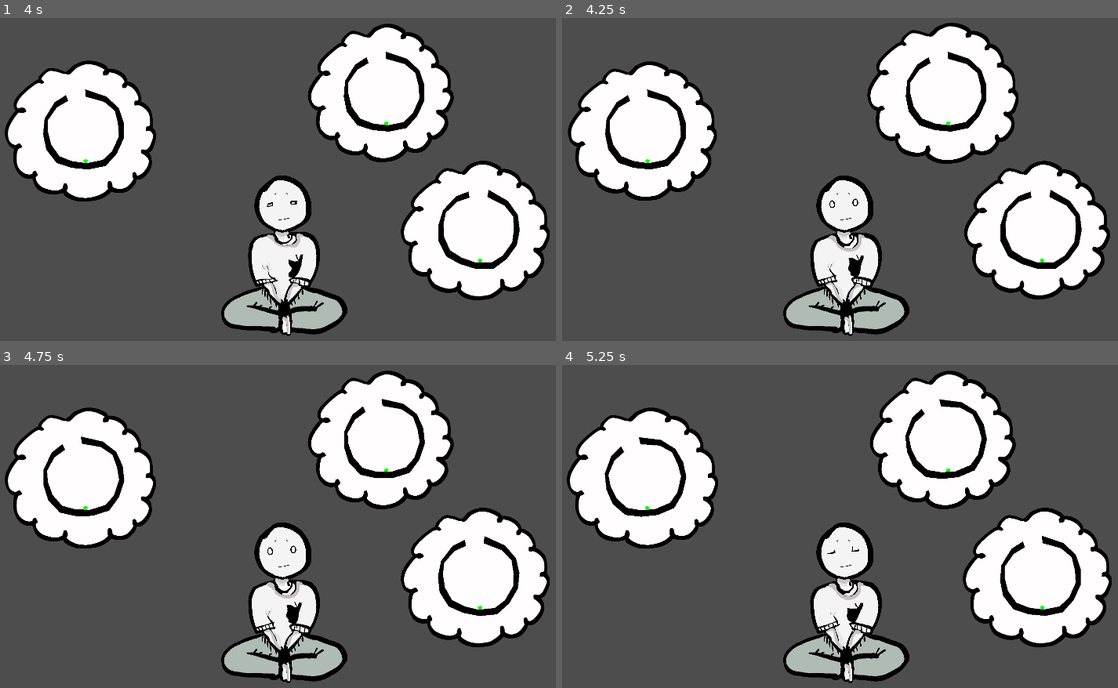
Above: before the commit, frames 1-4 (two rows, left to right).
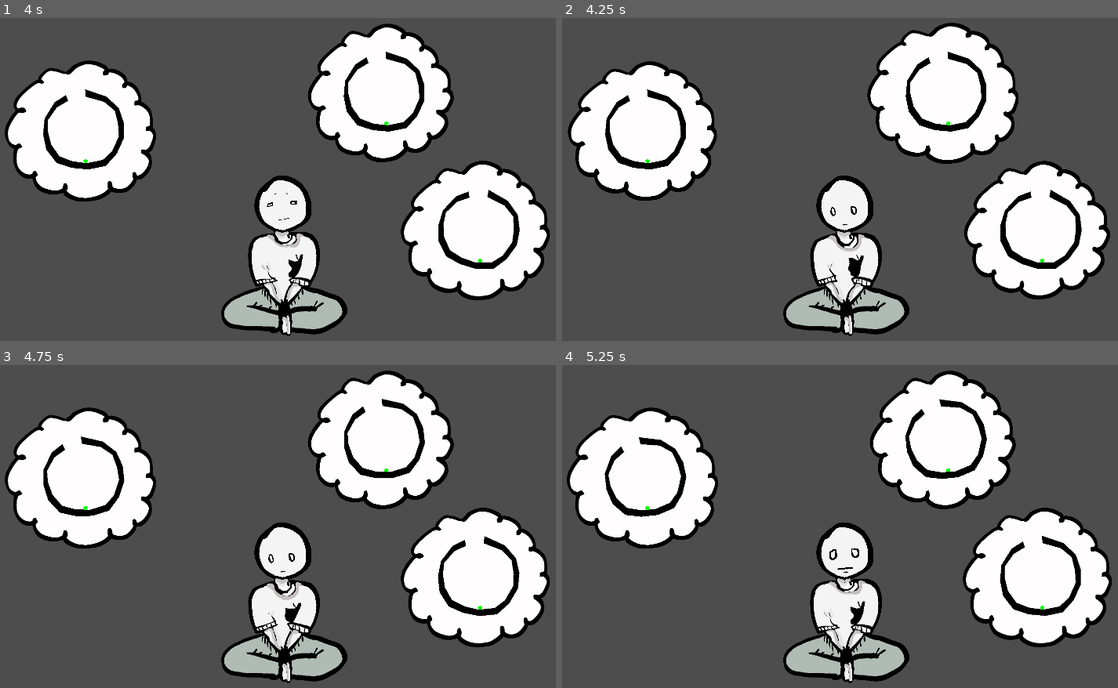
Above: after the commit, the same moments.

Repository: alilley96/gwj-097-imminent-doom
Game: Godot game, scene res://main/game.tscn
Same seed, same stepped clock (60 frames per second), same inputs: the game is played once before the commit and once after it.
Inputs (mouse positions are in pixels of both pictures, inside the frame that each line leads up to):
- Up to frame 1 (4 s): tap Enter at 0.5 s; move the mouse to (422, 163) at 0.52 s; hold Mouse wheel up (rotate_counter_clockwise) 0.53-1.28 s; move the mouse to (155, 198) at 1.27 s; tap Mouse wheel down (rotate_clockwise) at 1.35 s; tap Mouse wheel up (rotate_counter_clockwise) at 1.55, 2.85, 3.8 s; move the mouse to (344, 105) at 2.02 s; hold Mouse wheel up (rotate_counter_clockwise) 2.03-2.78 s; move the mouse to (250, 250) at 2.77 s; move the mouse to (472, 234) at 3.52 s; hold Mouse wheel down (rotate_clockwise) from 3.53 s (still down)
- Up to frame 2 (4.25 s): keep holding Mouse wheel down (rotate_clockwise)
- Up to frame 3 (4.75 s): move the mouse to (94, 474) at 4.27 s; release Mouse wheel down (rotate_clockwise) at 4.28 s; tap Mouse wheel up (rotate_counter_clockwise) at 4.35 s
- Up to frame 4 (5.25 s): move the mouse to (878, 529) at 5.02 s; hold Mouse wheel up (rotate_counter_clockwise) from 5.03 s (still down)

Frame 1 is identical in both runs. In frame 2, less than 0.1% of the frame differs, in the area x 48-54%, y 54-65%; in frame 3, 0.4%; in frame 4, 0.6%, in the area x 44-58%, y 54-84%.

Commit message:
replace health timer countdown with spirals each applying damage

Diff:
--- a/main/game_controller.gd
+++ b/main/game_controller.gd
@@ -63,12 +63,14 @@
 	new_spiral.position = spawn_point.position
 	add_child(new_spiral)
 	_spirals.append(new_spiral)
+	new_spiral.damage.connect(player.apply_damage)
 
 
 func _rotate_spirals_clockwise() -> void:
 	for spiral in _spirals:
 		spiral.rotate_clockwise()
 
+
 func _rotate_spirals_counter_clockwise() -> void:
 	for spiral in _spirals:
 		spiral.rotate_counter_clockwise()
--- a/player/player.gd
+++ b/player/player.gd
@@ -8,26 +8,19 @@
 
 # Exports ----------------------------------------------------------------
 
-@export var initial_health: float = 20.0
-@export var health_timer: Timer
+@export var max_health: float = 100.0
 @export var body_sprite: AnimatedSprite2D
 @export var face_sprite: AnimatedSprite2D
 
 
-# Public variables ----------------------------------------------------------------
+# Private variables ----------------------------------------------------------------
 
-var health: float:
-	get:
-		return health_timer.time_left
+var _health: float = max_health
 
 
 # Lifecycle Functions ----------------------------------------------------------------
 
 func _ready() -> void:
-	health_timer.wait_time = initial_health
-	health_timer.start()
-	health_timer.timeout.connect(_on_health_timer_timeout)
-
 	body_sprite.play()
 	face_sprite.play()
 
@@ -36,7 +29,7 @@
 	var current_state = PlayerStates.CONTENT
 
 	for state in PlayerStates.STATES:
-		if health < state.health_threshold:
+		if _health < state.health_threshold:
 			current_state = state
 			break
 
@@ -44,7 +37,9 @@
 	body_sprite.speed_scale = current_state.breathing_speed
 
 
-# Private Functions ----------------------------------------------------------------
+# Public Functions ----------------------------------------------------------------
 
-func _on_health_timer_timeout() -> void:
-	no_health.emit()
+func apply_damage(amount: float) -> void:
+	_health -= amount
+	if _health <= 0.0:
+		no_health.emit()
--- a/player/player.tscn
+++ b/player/player.tscn
@@ -128,15 +128,11 @@
 "speed": 5.0
 }]
 
-[node name="Player" type="Node2D" unique_id=1874287193 node_paths=PackedStringArray("health_timer", "body_sprite", "face_sprite")]
+[node name="Player" type="Node2D" unique_id=1874287193 node_paths=PackedStringArray("body_sprite", "face_sprite")]
 script = ExtResource("1_oul6g")
-health_timer = NodePath("Timer")
 body_sprite = NodePath("BodyAnimatedSprite")
 face_sprite = NodePath("FaceAnimatedSprite")
 metadata/_custom_type_script = "uid://dkel21ipj1dpm"
-
-[node name="Timer" type="Timer" parent="." unique_id=1751636033]
-one_shot = true
 
 [node name="BodyAnimatedSprite" type="AnimatedSprite2D" parent="." unique_id=1601529161]
 sprite_frames = SubResource("SpriteFrames_boad6")
--- a/spiral/spiral.gd
+++ b/spiral/spiral.gd
@@ -1,16 +1,32 @@
 class_name Spiral
 extends Node2D
+
+# Signals
+
+signal damage()
 
 
 # Exports ----------------------------------------------------------------
 
 @export var thought_bubble_sprite: AnimatedSprite2D
 @export var maze_container: StaticBody2D
+@export var damage_timer: Timer
+
+
+# Private variables ----------------------------------------------------------------
+
+var _damage_per_second: float = 5.0
+
 
 # Lifecycle Functions ----------------------------------------------------------------
 
 func _ready() -> void:
 	thought_bubble_sprite.play()
+
+	damage_timer.wait_time = 1.0
+	damage_timer.timeout.connect(_damage_timer_timeout)
+	damage_timer.one_shot = false
+	damage_timer.start()
 
 
 # Public Functions ----------------------------------------------------------------
@@ -21,3 +37,9 @@
 
 func rotate_counter_clockwise() -> void:
 	maze_container.rotate(-0.1)
+
+
+# Private Functions -----------------------------------------------------------------
+
+func _damage_timer_timeout() -> void:
+	damage.emit(_damage_per_second)
--- a/spiral/spiral.tscn
+++ b/spiral/spiral.tscn
@@ -22,10 +22,11 @@
 "speed": 5.0
 }]
 
-[node name="Spiral" type="Node2D" unique_id=1670825711 node_paths=PackedStringArray("thought_bubble_sprite", "maze_container")]
+[node name="Spiral" type="Node2D" unique_id=1670825711 node_paths=PackedStringArray("thought_bubble_sprite", "maze_container", "damage_timer")]
 script = ExtResource("1_1wqmu")
 thought_bubble_sprite = NodePath("AnimatedSprite2D")
 maze_container = NodePath("StaticBody2D")
+damage_timer = NodePath("DamageTimer")
 metadata/_custom_type_script = "uid://b6cm8ecfo86uo"
 
 [node name="AnimatedSprite2D" type="AnimatedSprite2D" parent="." unique_id=411711405]
@@ -54,3 +55,5 @@
 [node name="CollisionPolygon2D" type="CollisionPolygon2D" parent="RigidBody2D" unique_id=2055534090]
 rotation = -0.032198306
 polygon = PackedVector2Array(0, -6, -5, -4, -7, 0, -5, 5, -1, 6, 6, 4, 6, 0, 5, -5)
+
+[node name="DamageTimer" type="Timer" parent="." unique_id=287396434]
